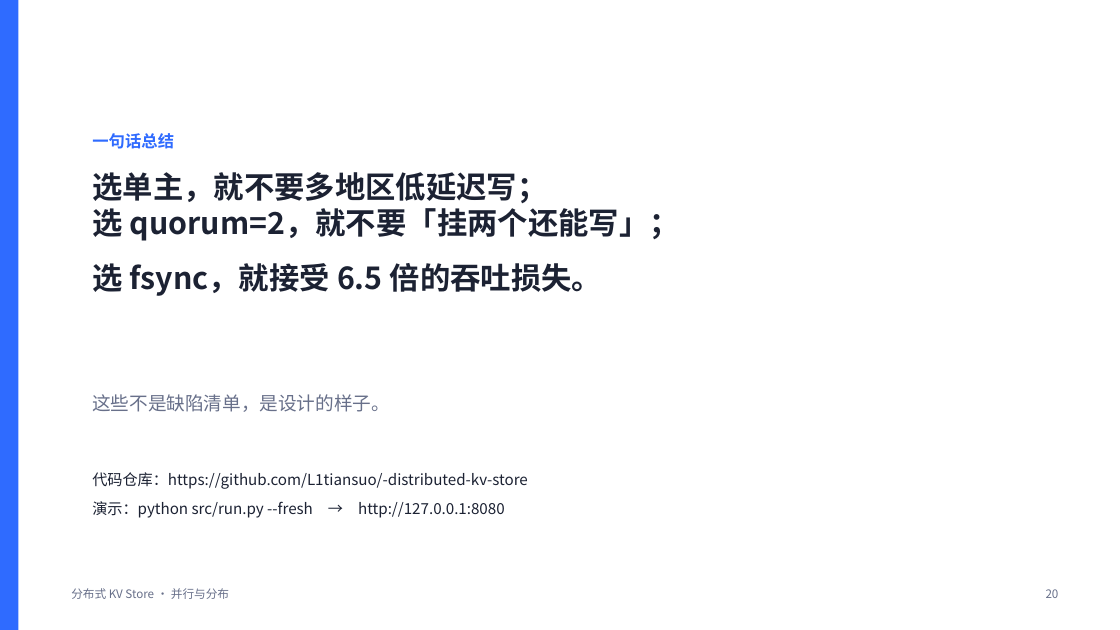
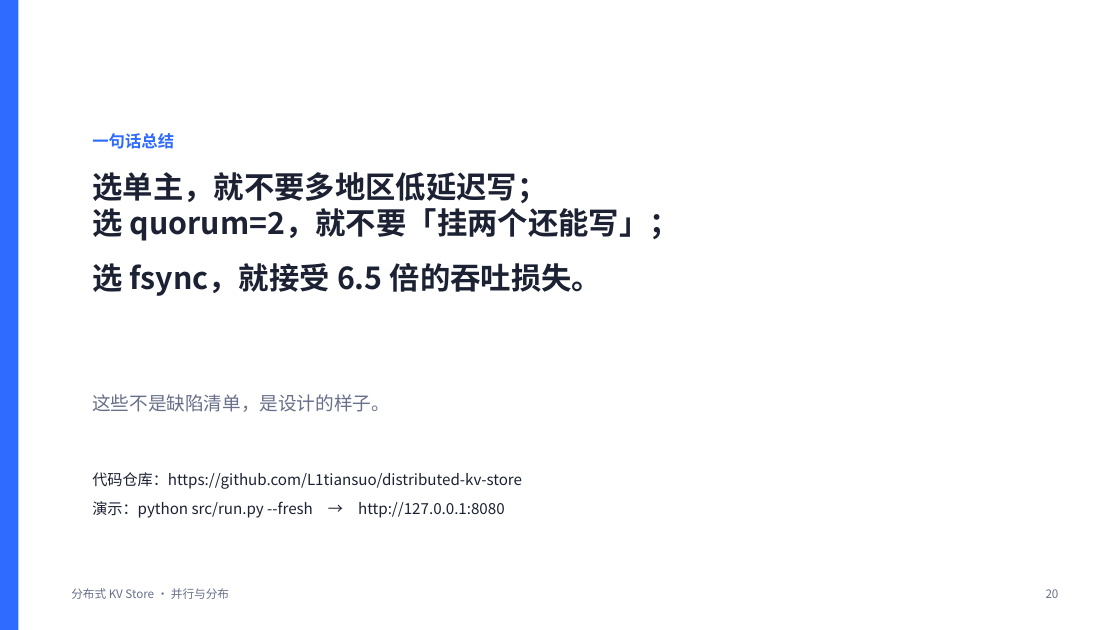
Before and after one commit to L1tiansuo/distributed-kv-store, a slide deck: slide 20 of ppt/分布式KV Store 讲解.pptx. Drawn at 1120x630 pixels with LibreOffice and Linux fonts; fonts in the diff are those of the drawing. Boxes give left, top, right and bottom in pixels: in the first picture for what was removed or moved away, otherwise in the second. Text is boxed around its words. In the diff, an @@ line names an element or a change of style, - is before the commit and + after.

Commit message:
仓库重命名为 distributed-kv-store，同步更新报告与 PPT 中的地址

```diff
--- a/ppt/分布式KV Store 讲解.pptx
+++ b/ppt/分布式KV Store 讲解.pptx
@@ text at (92,472,522,518): text changed @@
-代码仓库：https://github.com/L1tiansuo/-distributed-kv-store
-演示：python src/run.py --fresh → http://127.0.0.1:8080
+代码仓库：https://github.com/L1tiansuo/distributed-kv-store
+演示：python src/run.py --fresh → http://127.0.0.1:8080
```
Also in this commit, not shown: 1 other slide changed, 4 other files.
